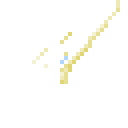
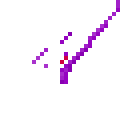
Layers edited between the first and the second 128 × 128 image:
painted on "Copie de hdd_lilac_beam_gunblade_revised_charging_1_e.png" over <box>32,0,120,84</box>
